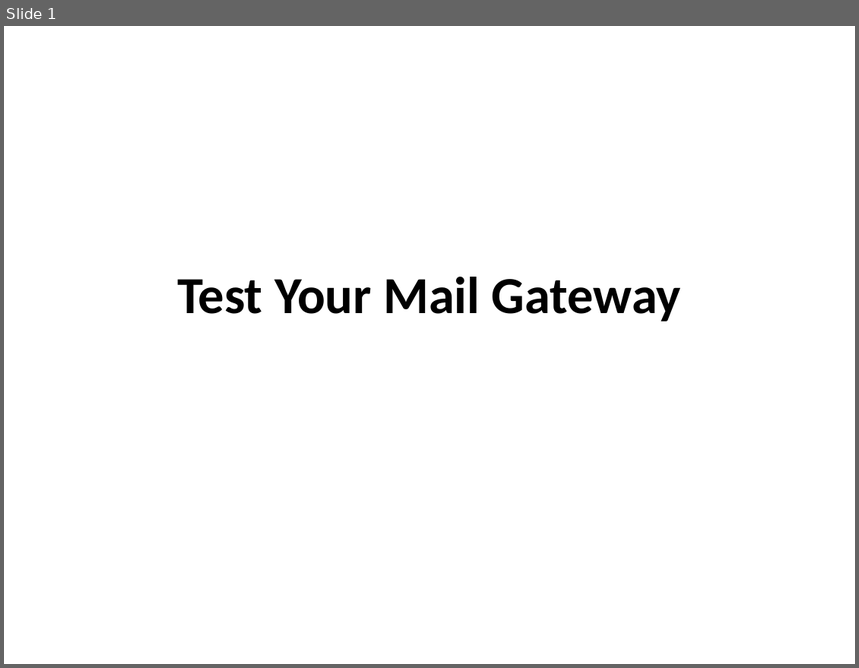
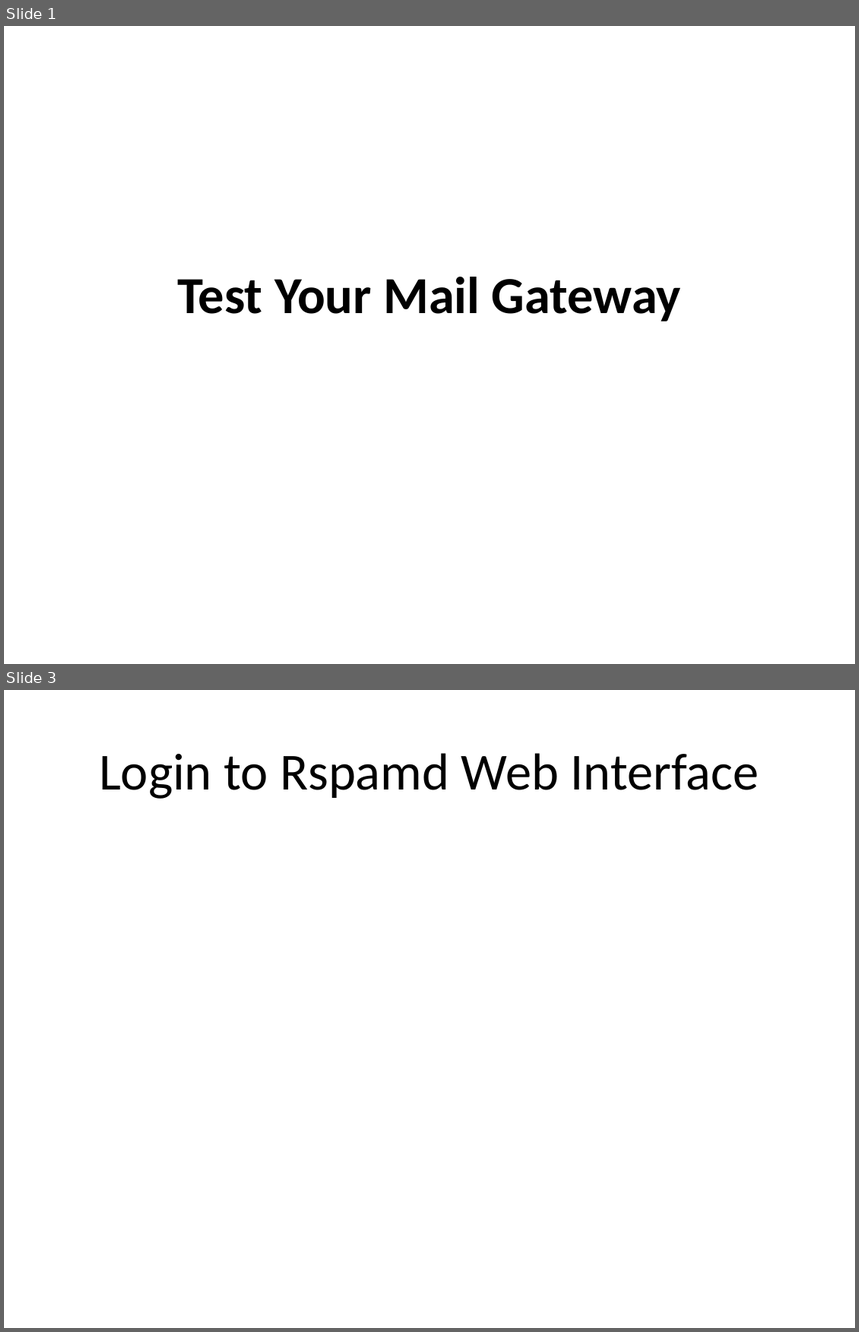
Before and after one commit to afnog/sse, a slide deck: rspamd/test_rspamd.pptx. Shown one above the other, each under a label of ours: slide 1 before the commit, slides 1 and 3 after it; the slides between them are not shown. The pictures are 859x668 and 859x1332 pixels, drawn with LibreOffice and Linux fonts; fonts in the diff are those of the drawing. Boxes give left, top, right and bottom in pixels: in the first picture for what was removed or moved away, otherwise in the second. Text is boxed around its words. In the diff, an @@ line names an element or a change of style, - is before the commit and + after.

Commit message:
rspamd updates

```diff
--- a/rspamd/test_rspamd.pptx
+++ b/rspamd/test_rspamd.pptx
@@ slide 3 added at (4,690,855,1328), background #FFFFFF @@
@@ title added at (99,753,759,799), 44 pt, text #000000 @@
+Login to Rspamd Web Interface
```
Also in this commit, not shown: 1 slide changed, 1 slide removed, 6 other files.
